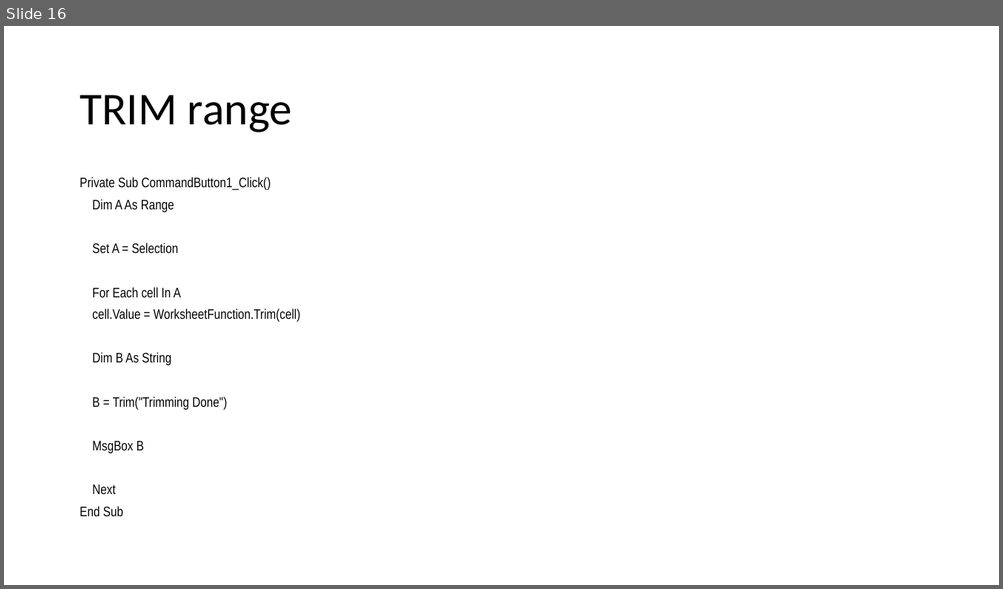
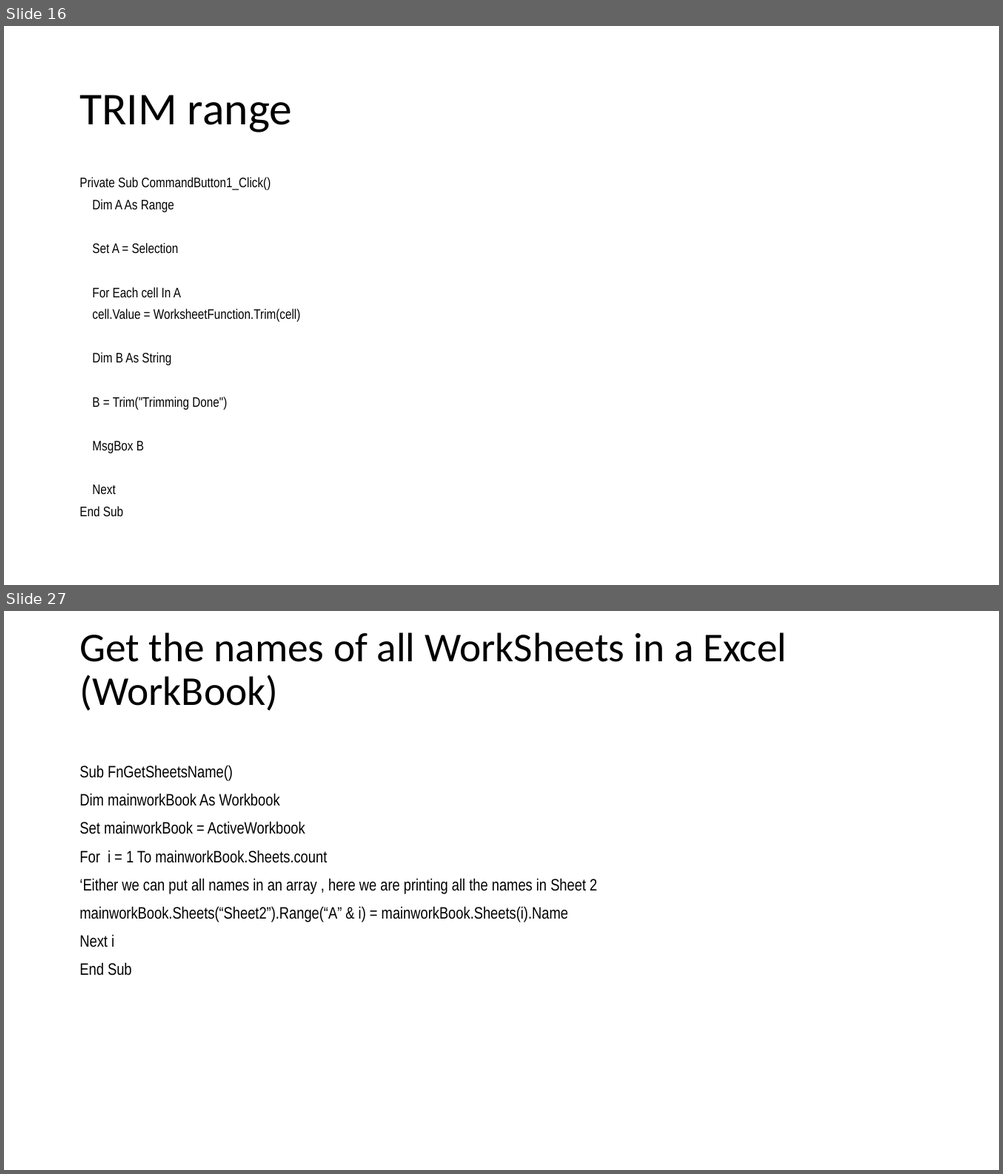
Before and after one commit to daoxuantruong/Demo, a slide deck: VBA_Basic.pptx. Shown one above the other, each under a label of ours: slide 16 before the commit, slides 16 and 27 after it; the slides between them are not shown. The pictures are 1003x589 and 1003x1174 pixels, drawn with LibreOffice and Linux fonts; fonts in the diff are those of the drawing. Boxes give left, top, right and bottom in pixels: in the first picture for what was removed or moved away, otherwise in the second. Text is boxed around its words. In the diff, an @@ line names an element or a change of style, - is before the commit and + after.

```diff
--- a/VBA_Basic.pptx
+++ b/VBA_Basic.pptx
@@ slide 27 added at [4, 611, 999, 1170], background #FFFFFF @@
@@ title added at [79, 632, 786, 711], 39.6 pt, text #000000 @@
+Get the names of all WorkSheets in a Excel (WorkBook)
@@ text added at [79, 765, 597, 976], 16 pt, text #000000 @@
+Sub FnGetSheetsName()
+Dim mainworkBook As Workbook
+Set mainworkBook = ActiveWorkbook
+For i = 1 To mainworkBook.Sheets.count
+‘Either we can put all names in an array , here we are printing all the names in Sheet 2
+mainworkBook.Sheets(“Sheet2”).Range(“A” & i) = mainworkBook.Sheets(i).Name
+Next i
+End Sub
```
Also in this commit, not shown: 23 other slides added, 7 other files.
